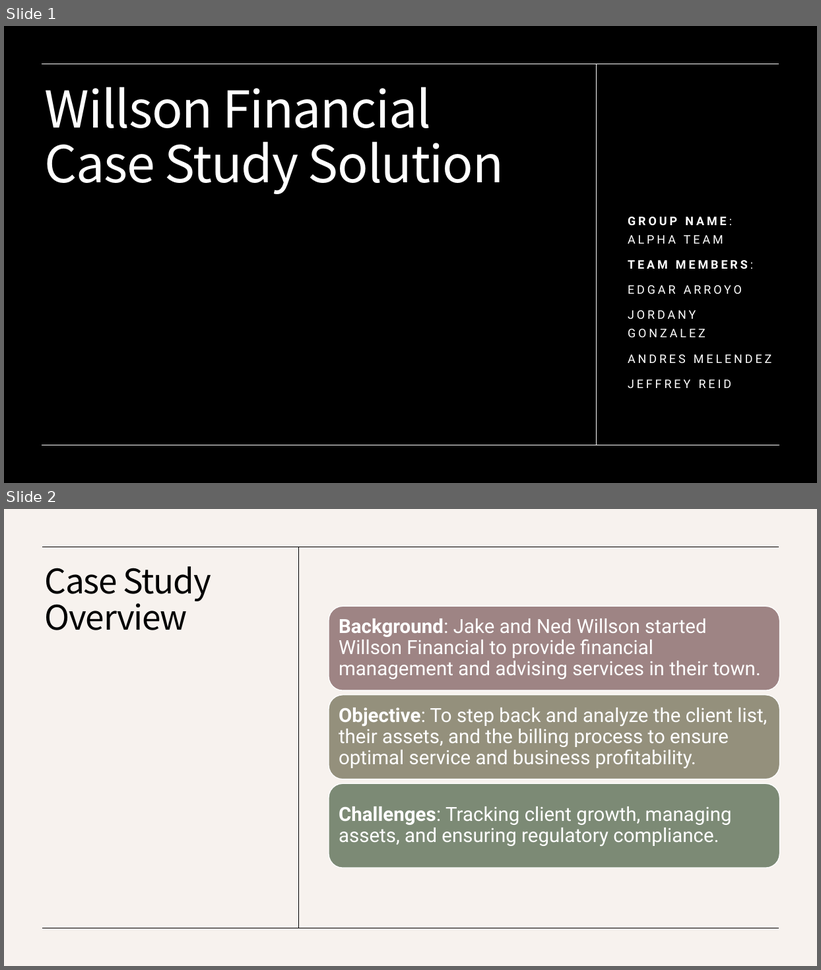
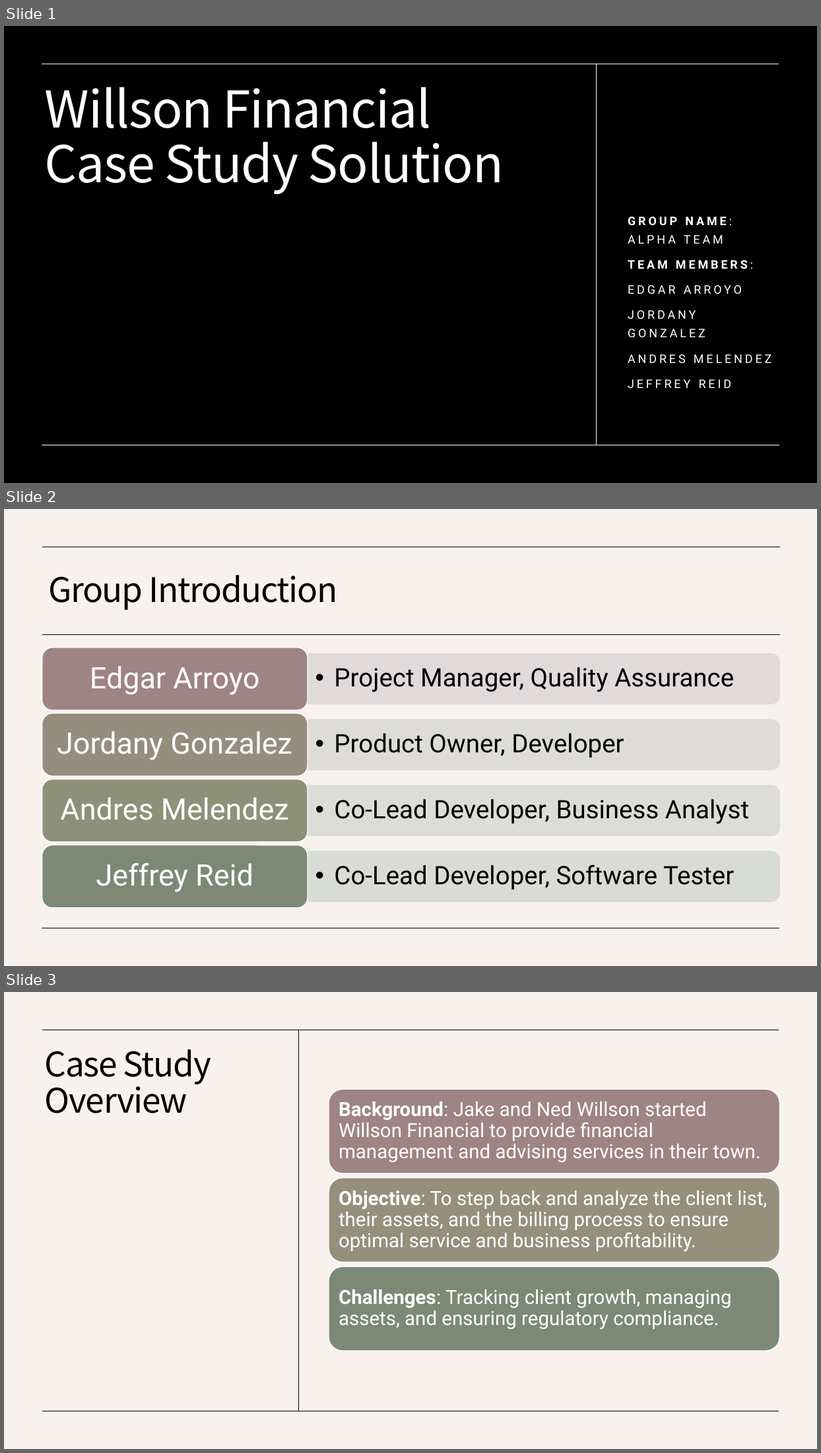
Before and after one commit to Dre2322/CSD_310, a slide deck: module_11/willson_financial_milestone4.pptx. Shown one above the other, each under a label of ours: slides 1 and 2 before the commit, slides 1, 2 and 3 after it. The pictures are 821x970 and 821x1453 pixels, drawn with LibreOffice and Linux fonts; fonts in the diff are those of the drawing; background and template pictures are left out; a plain dark background stands for a picture behind light text. Boxes give left, top, right and bottom in pixels: in the first picture for what was removed or moved away, otherwise in the second. Text is boxed around its words. In the diff, an @@ line names an element or a change of style, - is before the commit and + after.

```diff
--- a/module_11/willson_financial_milestone4.pptx
+++ b/module_11/willson_financial_milestone4.pptx
@@ slide 2 added at bbox=[4, 509, 817, 966], background #F7F2EE @@
@@ line added from (781, 547) to (42, 547), #000000 0.5 pt @@
@@ title added at bbox=[48, 575, 337, 610], 40 pt, text #000000 @@
+Group Introduction
@@ line added from (781, 634) to (42, 634), #000000 0.5 pt @@
@@ group added at bbox=[42, 648, 780, 908]: 8 texts, 4 round same rects, 4 rounded rectangles @@
+  • Project Manager, Quality Assurance
+Edgar Arroyo
+  • Product Owner, Developer
+Jordany Gonzalez
+  • Co-Lead Developer, Business Analyst
+Andres Melendez
+  • Co-Lead Developer, Software Tester
+Jeffrey Reid
@@ line added from (780, 928) to (42, 928), #000000 0.5 pt @@
@@ what was slide 2 is now slide 3 @@
```
Also in this commit, not shown: 2 slides changed, 3 other files.
